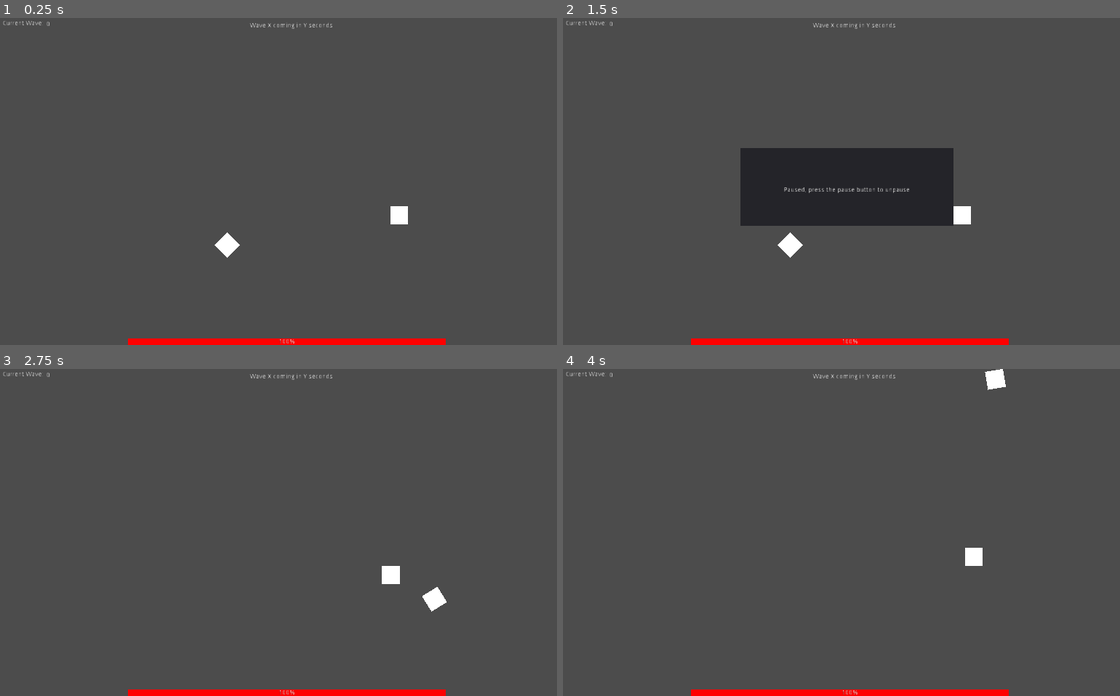
Above: before the commit, frames 1-4 (two rows, left to right).
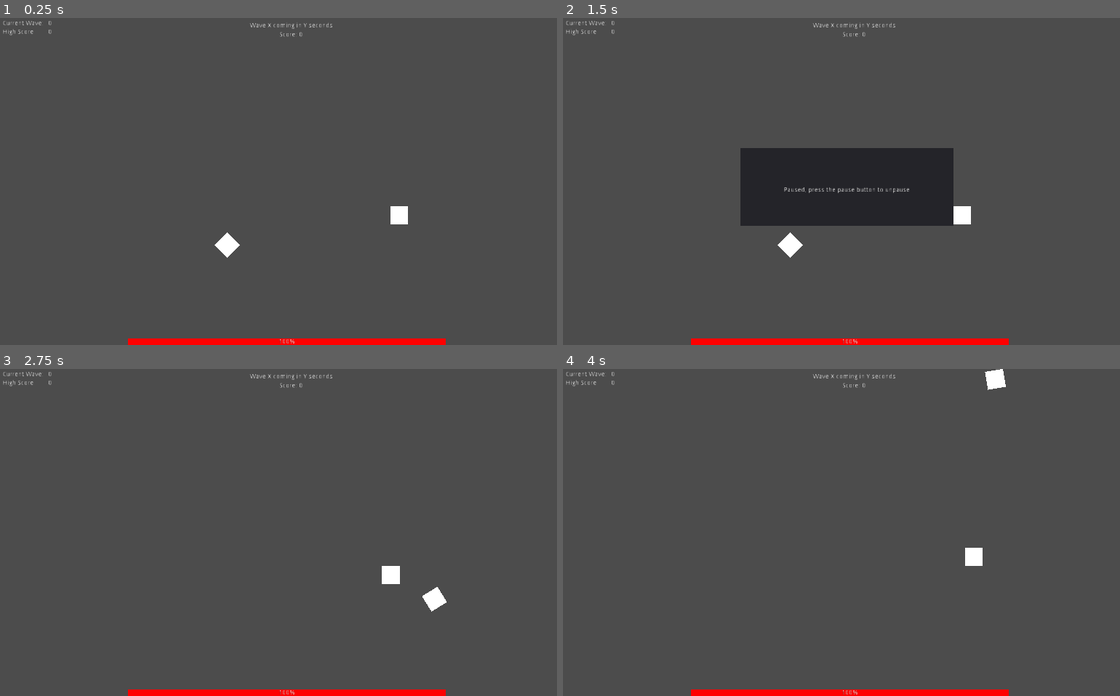
Above: after the commit, the same moments.

Repository: Noviv/BismarkUnchained
Game: Godot game, scene res://scenes/Main/Main.tscn
The game is run twice, just before and just after one commit, with the same random seed, the same clock (stepped at 60 frames per second) and the same inputs. This scene is started directly instead of the project's main scene.
Inputs (mouse positions are in pixels of both pictures, inside the frame that each line leads up to):
- Up to frame 1 (0.25 s): no input
- Up to frame 2 (1.5 s): tap Enter at 0.5 s; move the mouse to (980, 165) at 0.52 s; hold D (player_right) 0.53-1.28 s; tap Space at 1.25 s; move the mouse to (735, 197) at 1.27 s; hold S (player_down) from 1.28 s (still down)
- Up to frame 3 (2.75 s): tap Enter at 2 s; move the mouse to (350, 460) at 2.02 s; release S (player_down) at 2.03 s; hold D (player_right) from 2.03 s (still down)
- Up to frame 4 (4 s): move the mouse to (824, 597) at 2.77 s; release D (player_right) at 2.78 s; hold W (player_up) 2.78-3.53 s; move the mouse to (1030, 581) at 3.52 s; hold A (player_left) from 3.53 s (still down)

The runs differ from the first frame. In frame 1, less than 0.1% of the frame differs, in the area x 0-55%, y 0-6%; in frame 2, less than 0.1%; in frame 3, less than 0.1%; in frame 4, less than 0.1%.

Commit message:
Add high score and cleaned up UI

Diff:
--- a/BismarkUnchained/scenes/UI/InGameUI.tscn
+++ b/BismarkUnchained/scenes/UI/InGameUI.tscn
@@ -14,18 +14,38 @@
 "_edit_use_anchors_": false
 }
 
-[node name="WaveLabel" type="Label" parent="."]
+[node name="WaveCounter" type="Control" parent="."]
 margin_left = 5.0
 margin_top = 5.0
-margin_right = 125.0
-margin_bottom = 25.0
+margin_right = 5.0
+margin_bottom = 5.0
+
+[node name="Label" type="Label" parent="WaveCounter"]
+margin_right = 94.0
+margin_bottom = 14.0
 text = "Current Wave: "
 
-[node name="WaveNumberLabel" type="Label" parent="."]
-margin_left = 100.911
-margin_top = 7.45547
-margin_right = 173.911
-margin_bottom = 33.4555
+[node name="Value" type="Label" parent="WaveCounter"]
+margin_left = 100.0
+margin_right = 194.0
+margin_bottom = 14.0
+text = "0"
+
+[node name="HighScore" type="Control" parent="."]
+margin_left = 5.0
+margin_top = 24.0
+margin_right = 5.0
+margin_bottom = 24.0
+
+[node name="Label" type="Label" parent="HighScore"]
+margin_right = 94.0
+margin_bottom = 14.0
+text = "High Score"
+
+[node name="Value" type="Label" parent="HighScore"]
+margin_left = 100.0
+margin_right = 194.0
+margin_bottom = 14.0
 text = "0"
 
 [node name="WaveWarningLabel" type="Label" parent="."]
@@ -48,3 +68,14 @@
 custom_styles/bg = SubResource( 2 )
 step = 1.0
 value = 100.0
+
+[node name="Score" type="Label" parent="."]
+margin_left = 415.0
+margin_top = 30.0
+margin_right = 865.0
+margin_bottom = 50.0
+text = "Score: 0"
+align = 1
+__meta__ = {
+"_edit_use_anchors_": false
+}
